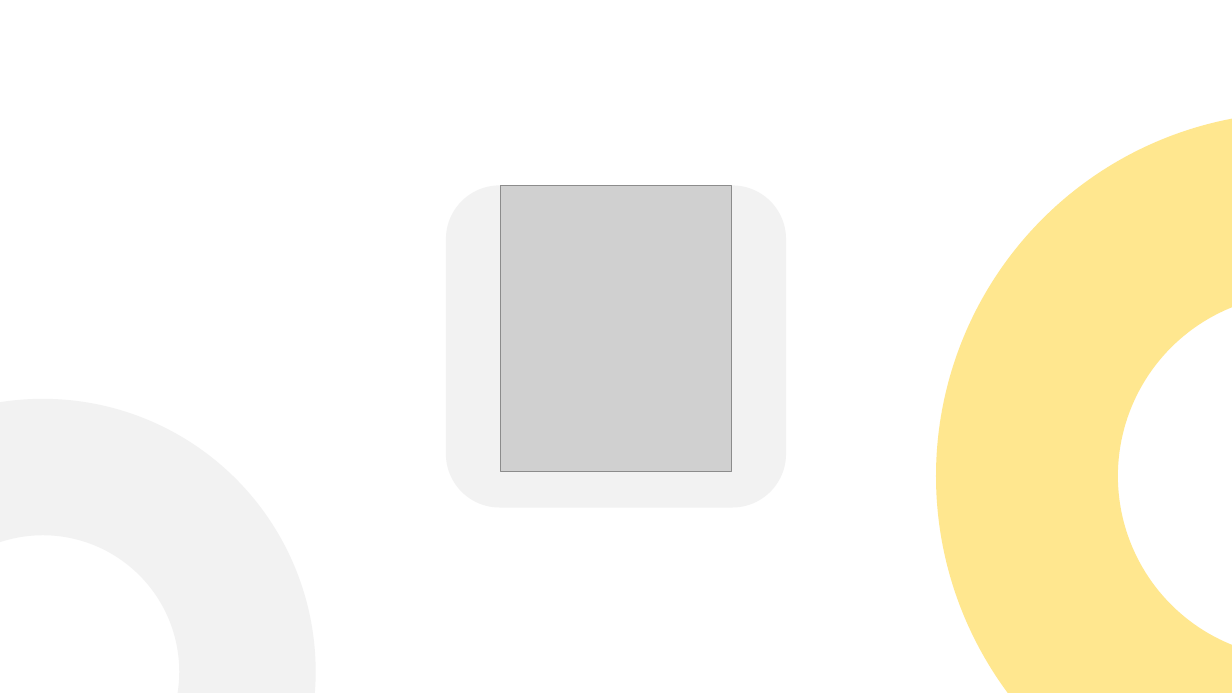
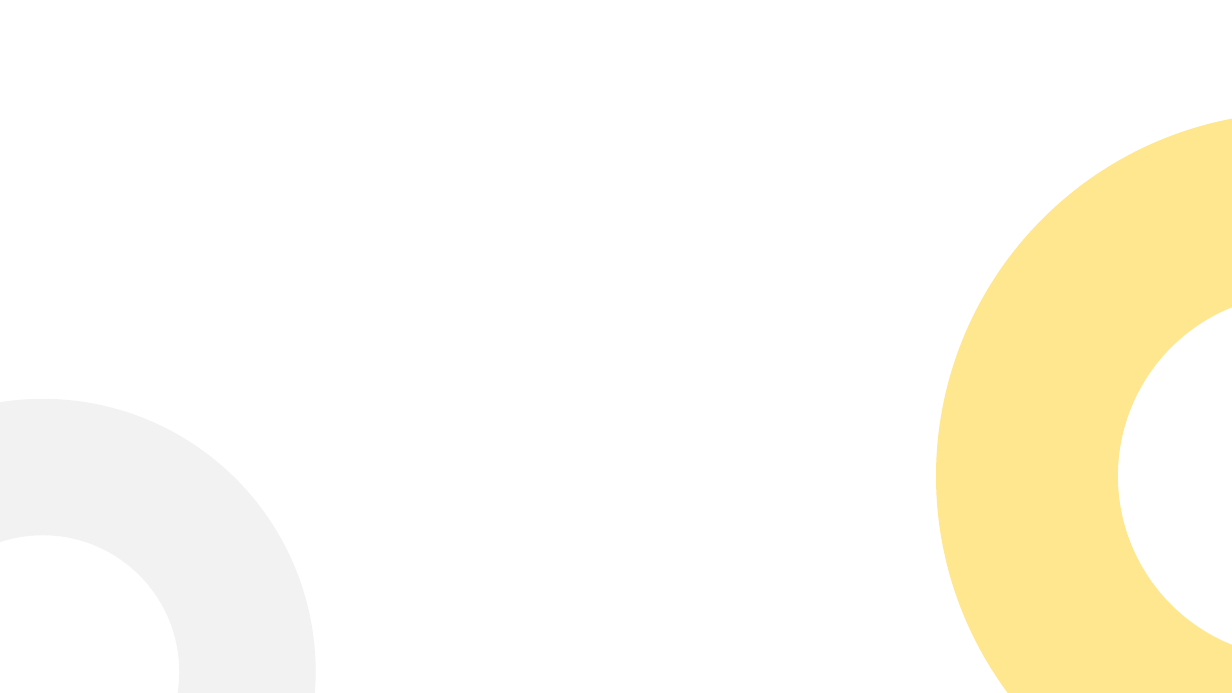
Before and after one commit to aexra/HACK24, a slide deck: slide 2 of presentation/ChallengeArena.pptx. Drawn at 1232x693 pixels with LibreOffice and Linux fonts; fonts in the diff are those of the drawing; grey boxes stand for pictures. Boxes give left, top, right and bottom in pixels: in the first picture for what was removed or moved away, otherwise in the second. Text is boxed around its words. In the diff, an @@ line names an element or a change of style, - is before the commit and + after.

```diff
--- a/presentation/ChallengeArena.pptx
+++ b/presentation/ChallengeArena.pptx
@@ rounded rectangle removed at (446,186,787,508) @@
@@ picture removed at (501,186,732,471) @@
```
Also in this commit, not shown: 1 other file.
